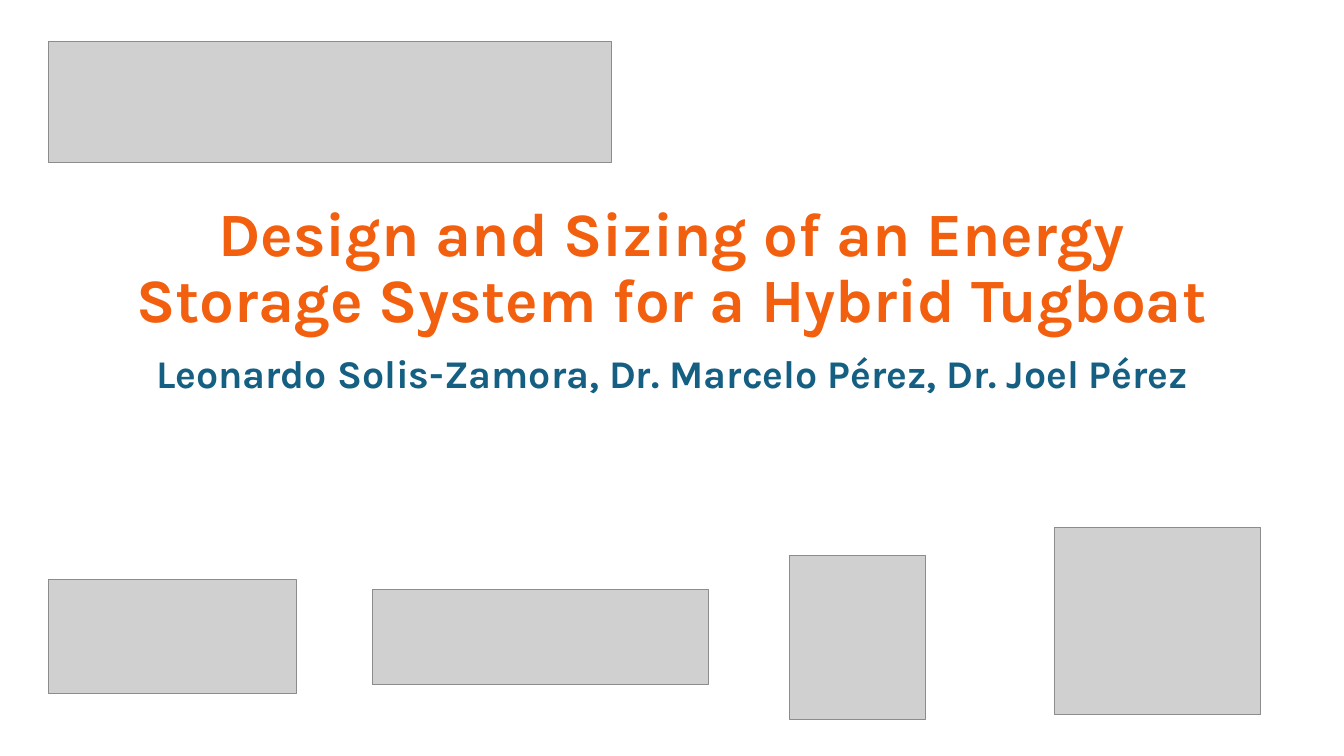
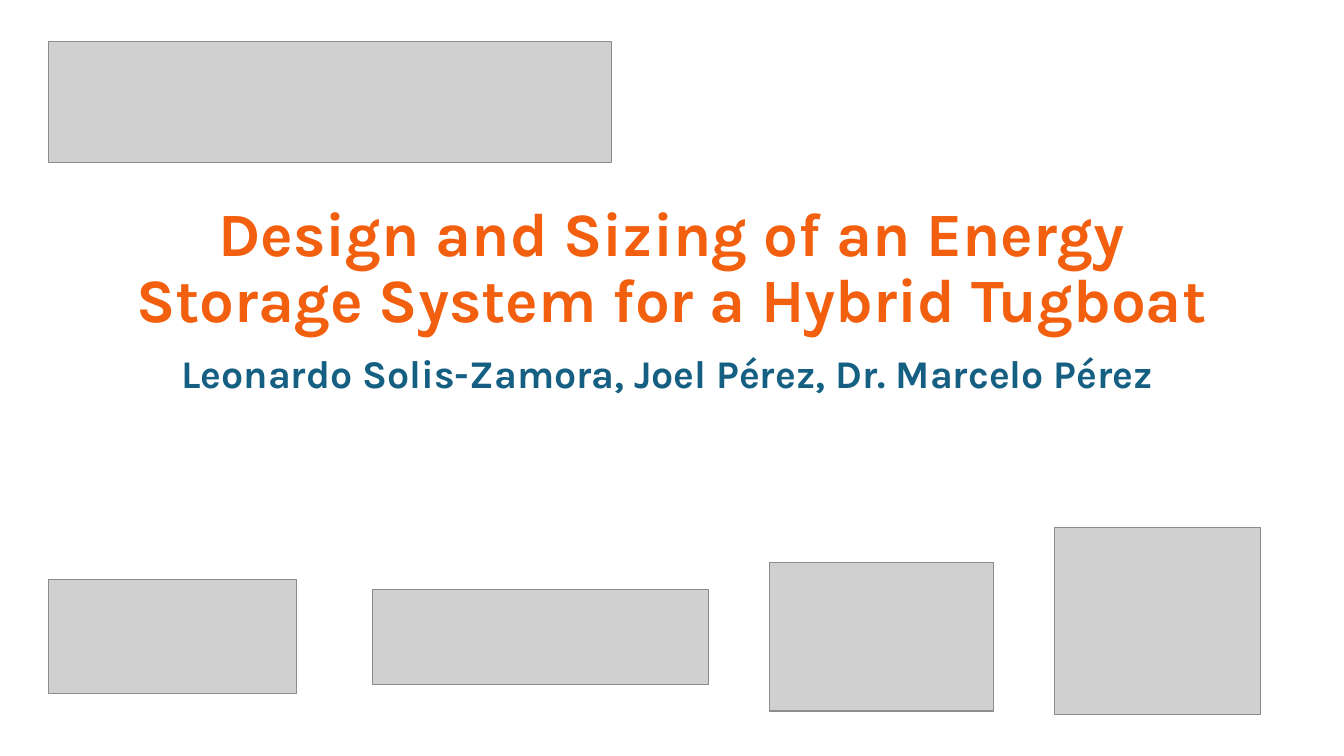
Before and after one commit to LEOSZ8/Video_Powereng25, a slide deck: slide 1 of Imagenes/Inicio_Cierre.pptx. Drawn at 1344x756 pixels with LibreOffice and Linux fonts; fonts in the diff are those of the drawing; grey boxes stand for pictures. Boxes give left, top, right and bottom in pixels: in the first picture for what was removed or moved away, otherwise in the second. Text is boxed around its words. In the diff, an @@ line names an element or a change of style, - is before the commit and + after.

```diff
--- a/Imagenes/Inicio_Cierre.pptx
+++ b/Imagenes/Inicio_Cierre.pptx
@@ text at (x1=181, y1=357, x2=1153, y2=393): text changed @@
-Leonardo Solis-Zamora, Dr. Marcelo Pérez, Dr. Joel Pérez
+Leonardo Solis-Zamora, Joel Pérez, Dr. Marcelo Pérez
@@ picture resized from (x1=790, y1=556, x2=927, y2=720) to (x1=769, y1=563, x2=994, y2=712) @@
```
Also in this commit, not shown: 1 other slide changed, 48 other files.
